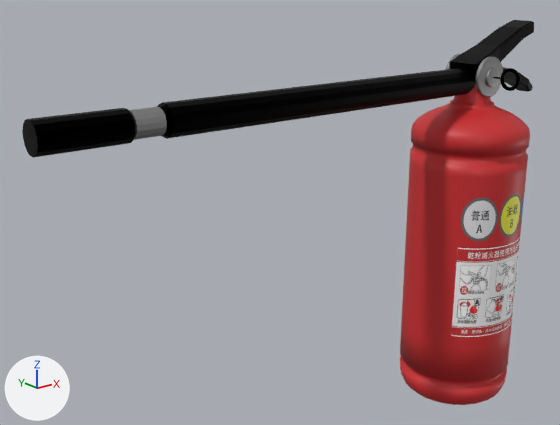
A saved change to the FBX model Assets/Models/FireTruck/Fire_extinguisher_02/Fire_extinguisher_02.FBX.
Camera for both pictures: a 50 mm lens placed at (-13.01, -11.32, 9.05), pointed at (-3.1, 1.06, 4.1). Every picture has the same lights, and +X, +Y and +Z are marked at lower left. Where no turn or scale is listed for an object, it has been applied to the vertices.

Script lines for the objects in view, before the commit:
```python
mat_material_003 = principled_material('Material.003')
mat_material_003.texture = img_fire_png
me_mesh_002 = bpy.data.meshes.new('Mesh.002')
me_mesh_002.from_pydata(...)  # 63 vertices, 58 faces; spans x -0.07..2.42, y -0.41..0.41, z 0.0..1.24
me_mesh_002.materials.append(mat_weel)  # black #000000
me_mesh_003 = bpy.data.meshes.new('Mesh.003')
me_mesh_003.from_pydata(...)  # 304 vertices, 290 faces; spans x -5.23..5.1, y -0.3..0.3, z -0.31..0.31
# faces by material slot: [274, 16]
me_mesh_003.materials.append(mat_weel)  # black #000000
me_mesh_003.materials.append(mat_body)  # grey #9e9e9e
me_mesh_004 = bpy.data.meshes.new('Mesh.004')
me_mesh_004.from_pydata(...)  # 2410 vertices, 2400 faces; spans x -1.37..1.37, y -1.37..1.37, z -3.96..4.62
# faces by material slot: [1216, 1184]
me_mesh_004.materials.append(mat_body)  # grey #9e9e9e
me_mesh_004.materials.append(mat_material_003)  # picture img_fire_png
ob_fire_extinguisher_body = bpy.data.objects.new('Fire_extinguisher_body', me_mesh_004)
ob_fire_extinguisher_body.location = (1.91, 0.1, 2.54)
ob_fire_extinguisher_up = bpy.data.objects.new('Fire_extinguisher_up', me_mesh_002)
ob_fire_extinguisher_up.location = (1.54, 0.11, 6.64)
ob_pipe = bpy.data.objects.new('pipe', me_mesh_003)
ob_pipe.location = (-3.49, 0.12, 6.6)
```
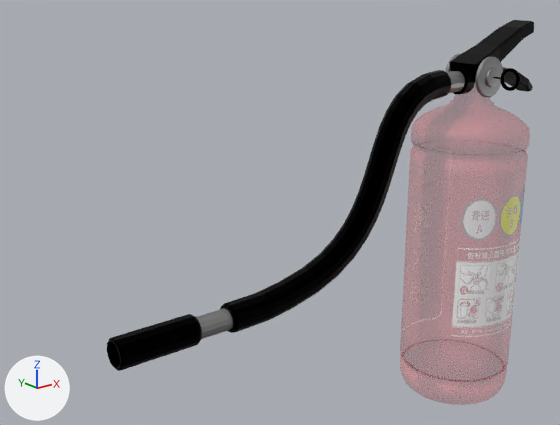
The newer file is also turned or shifted as a whole; pictures and numbers use the older file's frame.

Boxes [x1, y1, x2, y2] around the edits, measured in the pictures (560 x 425 px):
'Fire_extinguisher_body', surface changed: [400, 66, 530, 405] in both
'pipe', deleted (black): before [22, 68, 475, 158]
    faces in mat_weel (black #000000): [22, 68, 475, 158]
    faces in mat_body (grey #9e9e9e): [129, 107, 167, 140]
'Fire_extinguisher_hose', added (black): after [107, 67, 475, 371]
    faces in mat_weel (black #000000): [107, 67, 475, 371]
    faces in mat_body_001 (grey #9e9e9e): [196, 71, 465, 339]

What changed in the scene script:
```text
Change img_fire_png:
    img_fire_png: load_image('fire.png', 'fire.png', 1024, 1024, 'sRGB') -> load_image('fire.png', 'fire.png', 1024, 1024, 'Non-Color')
Change mat_material_003:
    add n3 = _N.new('ShaderNodeTexImage'); n3.name = 'Image Texture.001'
    add n3.image = img_fire_png
    where n0 = _N.new('ShaderNodeBsdfPrincipled'); n0.name = 'Principled BSDF'
    add _L.new(n3.outputs[0], n0.inputs[4])  # 'Color' to 'Alpha'
Add mat_body_001:
    mat_body_001 = principled_material('body.001')
    mat_body_001.base_color = (0.342, 0.342, 0.342)  # grey #9e9e9e
    mat_body_001.metallic = 1.0
Add me_beziercurve_001:
    me_beziercurve_001.from_pydata(...)  # 1428 vertices, 1428 faces; spans x -4.95..4.26, y -0.3..0.3, z -1.78..2.85
    # faces by material slot: [1148, 280]
    me_beziercurve_001.materials.append(mat_weel)  # black #000000
    me_beziercurve_001.materials.append(mat_body_001)  # grey #9e9e9e
Remove ob_pipe:
    ob_pipe = bpy.data.objects.new('pipe', me_mesh_003)
    ob_pipe.location = (-3.49, 0.12, 6.6)
Add ob_fire_extinguisher_hose:
    ob_fire_extinguisher_hose = bpy.data.objects.new('Fire_extinguisher_hose', me_beziercurve_001)
    ob_fire_extinguisher_hose.location = (-2.65, 0.12, 4.05)
```
